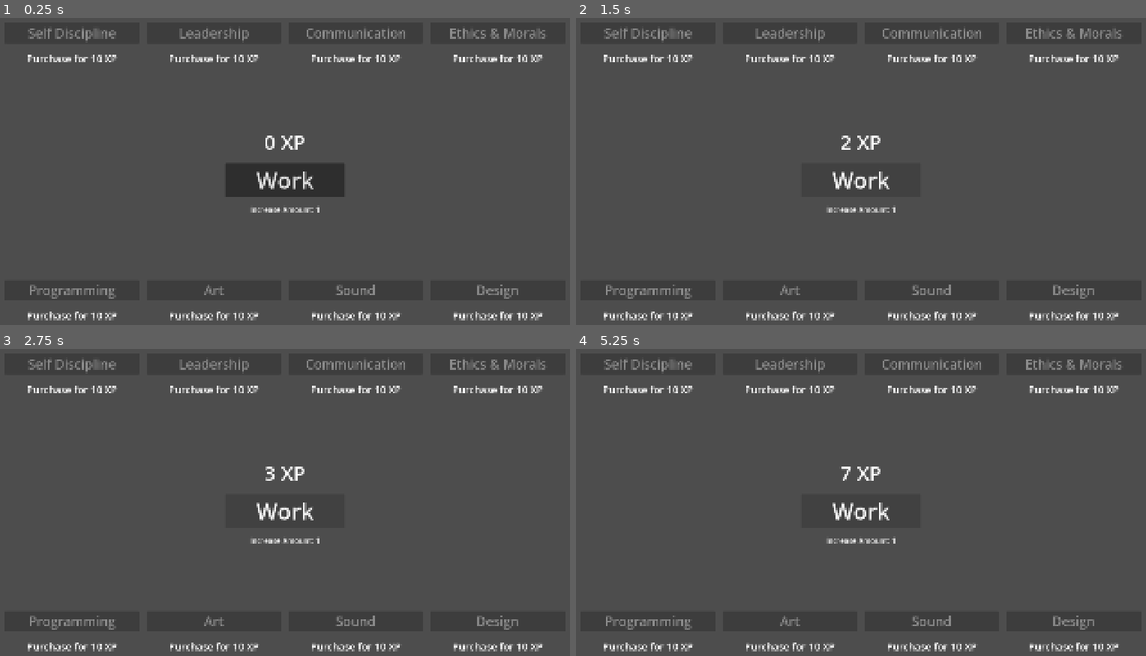
Above: before the commit, frames 1-4 (two rows, left to right).
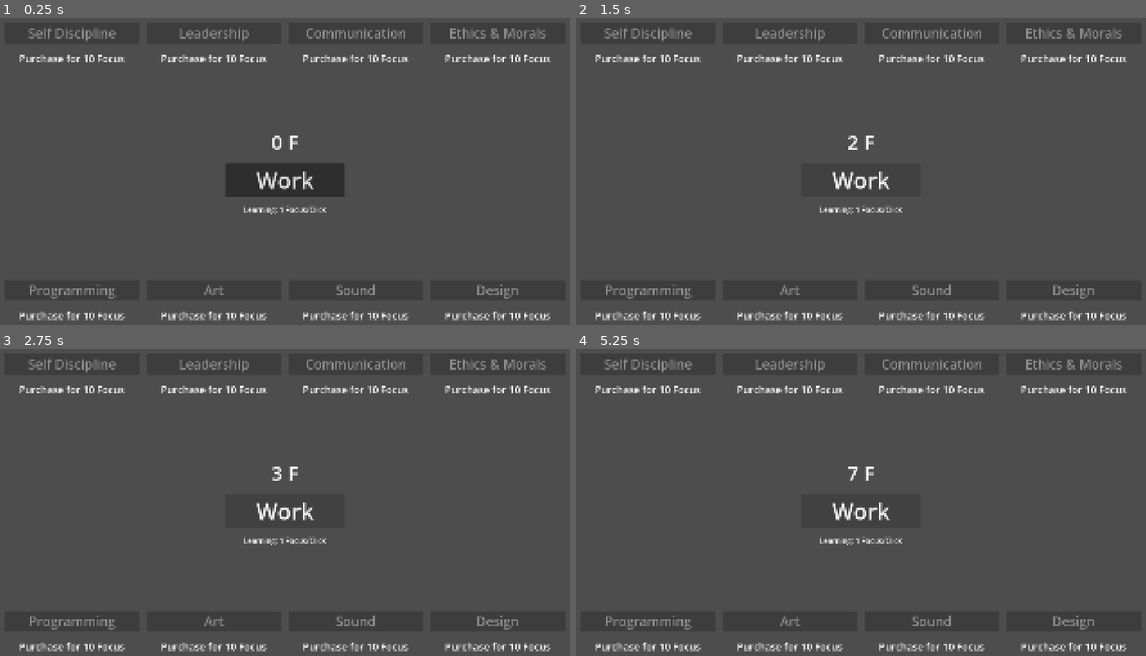
Above: after the commit, the same moments.

Repository: Skyvastern/example-clicker-save-and-load
Game: Godot game, scene res://main/main.tscn
Same seed, same stepped clock (60 frames per second), same inputs: the game is played once before the commit and once after it.
Inputs:
- Up to frame 1 (0.25 s): no input
- Up to frame 2 (1.5 s): click "Work" at 0.5 s; click "Work" at 1.25 s
- Up to frame 3 (2.75 s): click "Work" at 2 s
- Up to frame 4 (5.25 s): tap Enter at 2.75, 4.25 s; tap Space at 3.5, 5 s

The runs differ from the first frame. In frame 1, 2.8% of the frame differs, in the area x 3-97%, y 11-99%; in frame 2, 2.9%; in frame 3, 2.9%; in frame 4, 2.8%.

Commit message:
Change game's lore terms

Diff:
--- a/main/level/level.gd
+++ b/main/level/level.gd
@@ -1,27 +1,27 @@
 extends Node
 class_name Level
 
-signal xp_changed
-signal increase_amt_changed
+signal focus_changed
+signal learning_changed
 
-var xp: int = 0:
+var focus: int = 0:
 	set(value):
-		xp = value
-		xp_changed.emit()
+		focus = value
+		focus_changed.emit()
 
 		_update_ui()
 
-var increase_amt: int = 1:
+var learning: int = 1:
 	set(value):
-		increase_amt = value
-		increase_amt_changed.emit()
+		learning = value
+		learning_changed.emit()
 
 		_update_ui()
 
 @export_group("Action")
 @export var work_btn: Button
-@export var xp_label: Label
-@export var increase_amt_label: Label
+@export var focus_label: Label
+@export var learning_label: Label
 
 
 func _enter_tree() -> void:
@@ -37,14 +37,14 @@
 
 
 func _on_work_btn_pressed() -> void:
-	xp += increase_amt
+	focus += learning
 
 
 func _update_ui() -> void:
-	xp_label.text = "%s XP" % xp
-	increase_amt_label.text = "Increase Amount: %s" % increase_amt
+	focus_label.text = "%s F" % focus
+	learning_label.text = "Learning: %s Focus/Click" % learning
 
 
-func gain_increase_amt(cost: int) -> void:
-	xp -= cost
-	increase_amt += 1
+func increase_learning_speed(cost: int) -> void:
+	focus -= cost
+	learning += 1
--- a/main/level/levels/lvl_01.tscn
+++ b/main/level/levels/lvl_01.tscn
@@ -3,11 +3,11 @@
 [ext_resource type="Script" uid="uid://clrb1ev5ks4tm" path="res://main/level/level.gd" id="1_3n0an"]
 [ext_resource type="PackedScene" uid="uid://ogqswtv0srgr" path="res://main/level/skill.tscn" id="2_vvkps"]
 
-[node name="Level" type="Node" unique_id=508801850 node_paths=PackedStringArray("work_btn", "xp_label", "increase_amt_label")]
+[node name="Level" type="Node" unique_id=508801850 node_paths=PackedStringArray("work_btn", "focus_label", "learning_label")]
 script = ExtResource("1_3n0an")
 work_btn = NodePath("UI Layer/Action/Work")
-xp_label = NodePath("UI Layer/Action/XP")
-increase_amt_label = NodePath("UI Layer/Action/Increase Amount")
+focus_label = NodePath("UI Layer/Action/Focus")
+learning_label = NodePath("UI Layer/Action/Learning")
 
 [node name="UI Layer" type="CanvasLayer" parent="." unique_id=636856542]
 
@@ -27,10 +27,10 @@
 alignment = 1
 vertical = true
 
-[node name="XP" type="Label" parent="UI Layer/Action" unique_id=962813364]
+[node name="Focus" type="Label" parent="UI Layer/Action" unique_id=962813364]
 layout_mode = 2
 theme_override_font_sizes/font_size = 64
-text = "0 XP"
+text = "0 F"
 horizontal_alignment = 1
 
 [node name="Work" type="Button" parent="UI Layer/Action" unique_id=513085118]
@@ -38,10 +38,10 @@
 theme_override_font_sizes/font_size = 72
 text = "Work"
 
-[node name="Increase Amount" type="Label" parent="UI Layer/Action" unique_id=1040373828]
+[node name="Learning" type="Label" parent="UI Layer/Action" unique_id=1040373828]
 layout_mode = 2
 theme_override_font_sizes/font_size = 24
-text = "Increase Amount: 1"
+text = "Learning: 1 Focus/Click"
 horizontal_alignment = 1
 vertical_alignment = 1
 
--- a/main/level/skill.gd
+++ b/main/level/skill.gd
@@ -4,7 +4,7 @@
 @export_group("Stats")
 @export var skill_name: String = "No Idea"
 @export var cost: int = 10
-@export var cost_increase_amt: int = 10
+@export var cost_of_learning_upgrade: int = 10
 
 @export_group("UI")
 @export var purchase_btn: Button
@@ -12,24 +12,24 @@
 
 
 func _ready() -> void:
-	Global.level.xp_changed.connect(_on_xp_changed)
+	Global.level.focus_changed.connect(_on_focus_changed)
 	purchase_btn.pressed.connect(_on_purchase_btn_pressed)
 
 	_update_ui()
 
 
-func _on_xp_changed() -> void:
+func _on_focus_changed() -> void:
 	_update_ui()
 
 
 func _on_purchase_btn_pressed() -> void:
-	Global.level.gain_increase_amt(cost)
-	cost += cost_increase_amt
+	Global.level.increase_learning_speed(cost)
+	cost += cost_of_learning_upgrade
 
 	_update_ui()
 
 
 func _update_ui() -> void:
-	purchase_btn.disabled = cost > Global.level.xp
+	purchase_btn.disabled = cost > Global.level.focus
 	purchase_btn.text = skill_name
-	cost_label.text = "Purchase for %s XP" % [cost]
+	cost_label.text = "Purchase for %s Focus" % [cost]
--- a/main/level/skill.tscn
+++ b/main/level/skill.tscn
@@ -19,5 +19,5 @@
 [node name="Cost" type="Label" parent="." unique_id=1373729734]
 layout_mode = 2
 theme_override_font_sizes/font_size = 32
-text = "Upgrade for 10 XP"
+text = "Upgrade for 10 Focus"
 horizontal_alignment = 1
